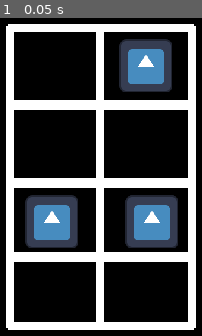
Above: before the commit, frame 1.
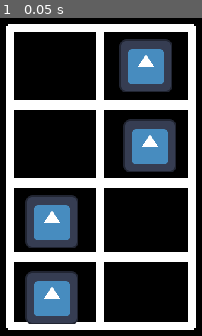
Above: after the commit, the same moment.

Repository: Access547/Computing-Project
Game: Godot game, scene res://Scenes/combat_level.tscn
Same seed, same stepped clock (60 frames per second), same inputs: the game is played once before the commit and once after it. The engine's default icon, where the game draws it, is replaced by a stand-in: a white triangle on a blue panel in a dark square.
Inputs:
- Up to frame 1 (0.05 s): no input

The runs differ from the first frame. In frame 1, 13% of the frame differs, in the area x 12-89%, y 31-97%.

Commit message:
Set some default positions for characters
Don't touch these in future, they're not meant to be used in editor, only manipulated in code

Diff:
--- a/Scenes/combat_level.tscn
+++ b/Scenes/combat_level.tscn
@@ -14,19 +14,19 @@
 
 [node name="Character" parent="." instance=ExtResource("2_rtldx")]
 position = Vector2(226, 45)
-gridPos = Array[int]([0, 2])
+gridPos = Array[int]([1, 0])
 
 [node name="Character2" parent="." instance=ExtResource("2_rtldx")]
 position = Vector2(178, 131)
-gridPos = Array[int]([1, 2])
+gridPos = Array[int]([1, 1])
 
 [node name="Character3" parent="." instance=ExtResource("2_rtldx")]
 position = Vector2(172, 72)
-gridPos = Array[int]([1, 0])
+gridPos = Array[int]([0, 2])
 
 [node name="Character4" parent="." instance=ExtResource("2_rtldx")]
 position = Vector2(268, 91)
-gridPos = Array[int]([1, 2])
+gridPos = Array[int]([0, 3])
 
 [node name="00" type="Marker2D" parent="."]
 position = Vector2(57, 38)
--- a/Scripts/combat_level.gd
+++ b/Scripts/combat_level.gd
@@ -22,7 +22,7 @@
 
 
 var grid =	 [[gridInfo.duplicate(false), gridInfo.duplicate(),
- 			gridInfo.duplicate(false), gridInfo.duplicate()],
+ 			 gridInfo.duplicate(false), gridInfo.duplicate()],
 			 [gridInfo.duplicate(false), gridInfo.duplicate(),
 			 gridInfo.duplicate(false), gridInfo.duplicate()]]
 
@@ -46,9 +46,10 @@
 func ConstructGrid() -> void:
 	#Loops through all characters to place them
 	for i in characters.size():
-		#Update grid to contain character
-		setGridPos(characters[i].gridPos[0], characters[i].gridPos[1], "character", characters[i])
-		MoveCharacter(i) #Moves current character
+		#Update grid to contain character. This already lookin a bit messy
+		if getGridPos(characters[i].gridPos[0], characters[i].gridPos[1], "character") == null:
+			setGridPos(characters[i].gridPos[0], characters[i].gridPos[1], "character", characters[i])
+			MoveCharacter(i) #Moves current character
 
 
 func MoveCharacter(character) -> void:
